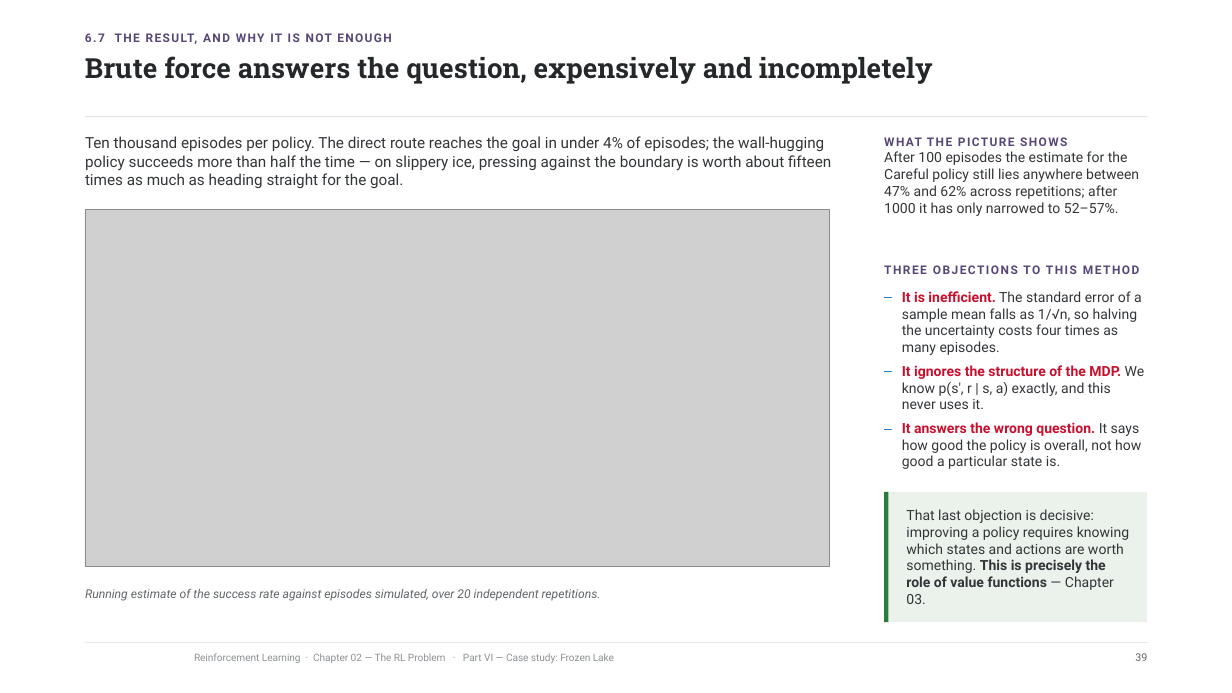
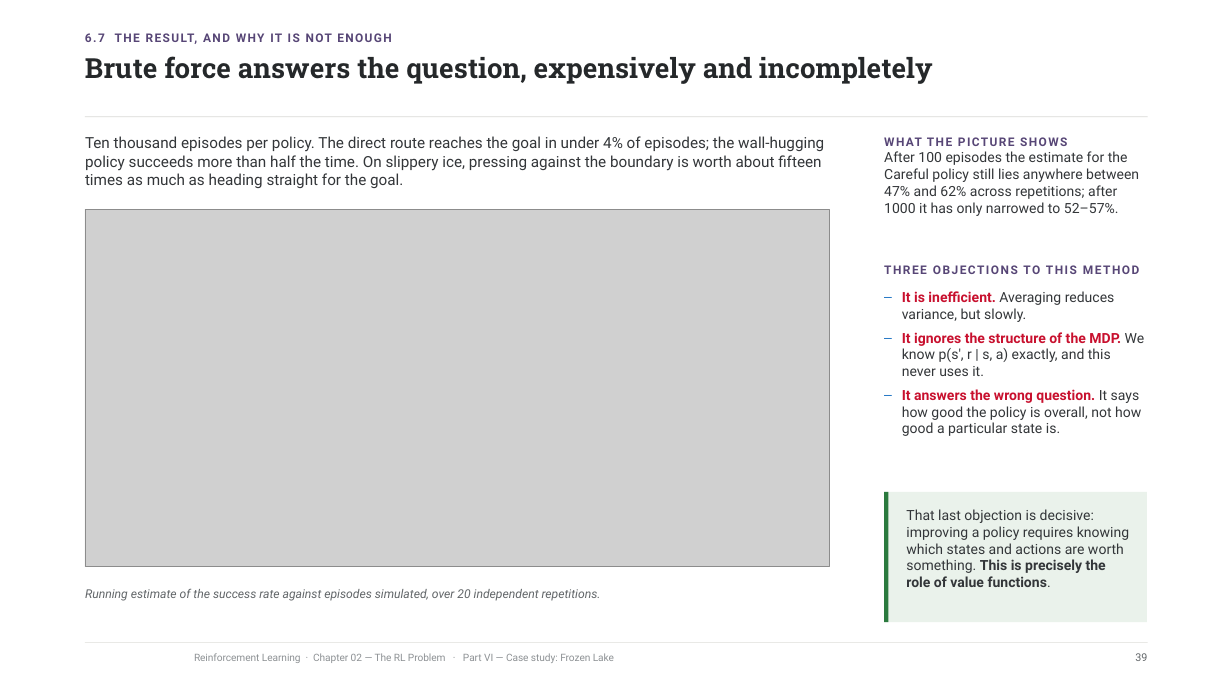
Before and after one commit to riccardoberta/reinforcement-learning, a slide deck: slide 39 of 02 - The RL Problem/slides.pptx. Drawn at 1232x693 pixels with LibreOffice and Linux fonts; fonts in the diff are those of the drawing; grey boxes stand for pictures; background and template pictures are left out. Boxes give left, top, right and bottom in pixels: in the first picture for what was removed or moved away, otherwise in the second. Text is boxed around its words. In the diff, an @@ line names an element or a change of style, - is before the commit and + after.

Commit message:
Update chapters 1-7 notebooks and slides; add exam docx exports

```diff
--- a/02 - The RL Problem/slides.pptx
+++ b/02 - The RL Problem/slides.pptx
@@ text at <box>85,136,824,188</box>: text changed @@
-Ten thousand episodes per policy. The direct route reaches the goal in under 4% of episodes; the wall-hugging policy succeeds more than half the time — on slippery ice, pressing against the boundary is worth about fifteen times as much as heading straight for the goal.
+Ten thousand episodes per policy. The direct route reaches the goal in under 4% of episodes; the wall-hugging policy succeeds more than half the time. On slippery ice, pressing against the boundary is worth about fifteen times as much as heading straight for the goal.
@@ text at <box>902,291,1115,322</box>: text changed @@
-– It is inefficient. The standard error of a sample mean falls as 1/√n, so halving the uncertainty costs four times as many episodes.
+– It is inefficient. Averaging reduces variance, but slowly.
@@ text at <box>906,509,1129,587</box>: text changed @@
-That last objection is decisive: improving a policy requires knowing which states and actions are worth something. This is precisely the role of value functions — Chapter 03.
+That last objection is decisive: improving a policy requires knowing which states and actions are worth something. This is precisely the role of value functions.
```
Also in this commit, not shown: 34 other slides changed, 22 other files.
